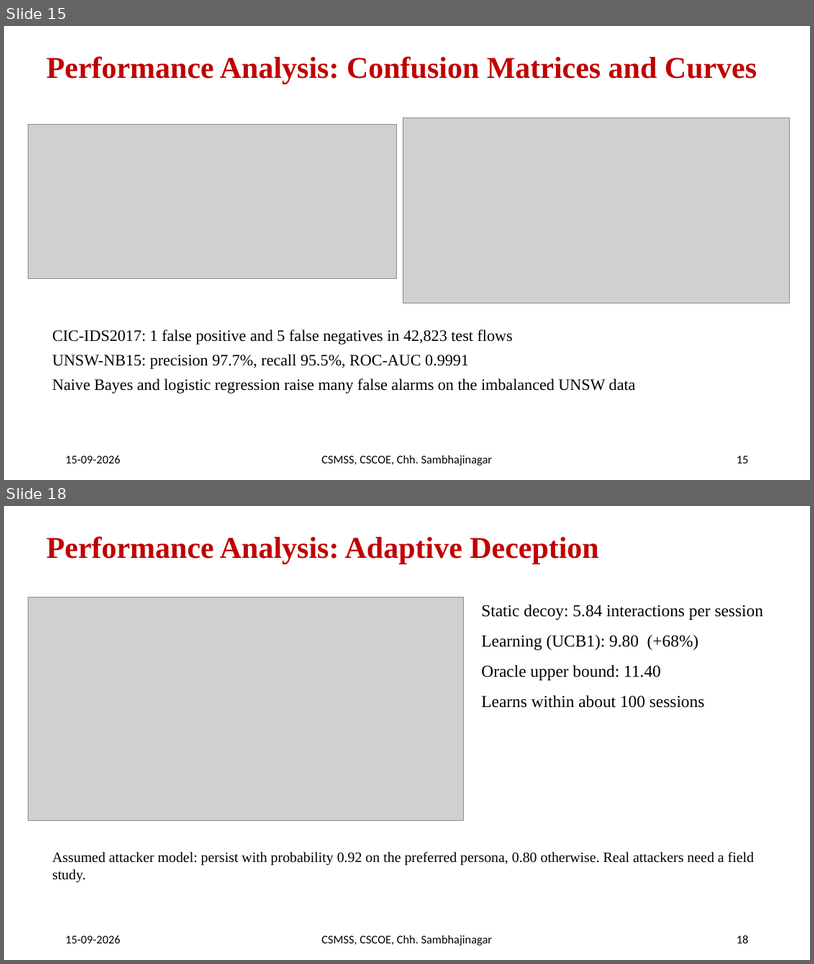
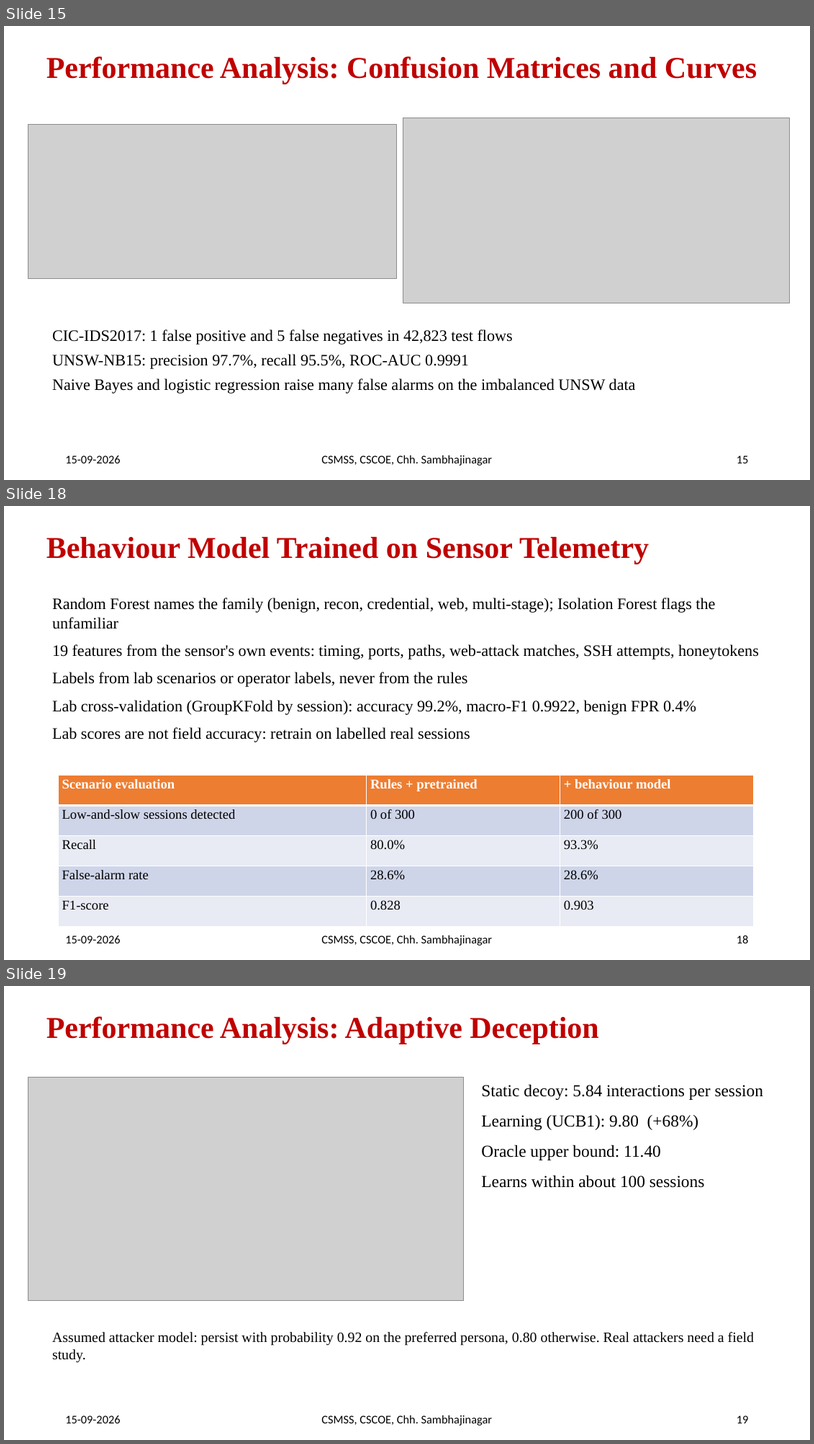
Before and after one commit to Parthbadgujar1/HoneyPot, a slide deck: report/output/Presentation.pptx. Shown one above the other, each under a label of ours: slides 15 and 18 before the commit, slides 15, 18 and 19 after it; the slides between them are not shown. The pictures are 814x964 and 814x1444 pixels, drawn with LibreOffice and Linux fonts; fonts in the diff are those of the drawing; grey boxes stand for pictures. Boxes give left, top, right and bottom in pixels: in the first picture for what was removed or moved away, otherwise in the second. Text is boxed around its words. In the diff, an @@ line names an element or a change of style, - is before the commit and + after.

```diff
--- a/report/output/Presentation.pptx
+++ b/report/output/Presentation.pptx
@@ slide 18 added at box(4, 506, 810, 960), background #FFFFFF @@
@@ title added at box(46, 537, 649, 564), 36 pt, text #C00000, bold @@
+Behaviour Model Trained on Sensor Telemetry
@@ text added at box(52, 597, 759, 742), 19 pt, text #000000 @@
+Random Forest names the family (benign, recon, credential, web, multi-stage); Isolation Forest flags the unfamiliar
+19 features from the sensor's own events: timing, ports, paths, web-attack matches, SSH attempts, honeytokens
+Labels from lab scenarios or operator labels, never from the rules
+Lab cross-validation (GroupKFold by session): accuracy 99.2%, macro-F1 0.9922, benign FPR 0.4%
+Lab scores are not field accuracy: retrain on labelled real sessions
@@ table added at box(59, 775, 754, 926), 5 rows, 3 columns @@
+Scenario evaluation | Rules + pretrained | + behaviour model
+Low-and-slow sessions detected | 0 of 300 | 200 of 300
+Recall | 80.0% | 93.3%
+False-alarm rate | 28.6% | 28.6%
+F1-score | 0.828 | 0.903
@@ text added at box(65, 935, 120, 943), 14 pt, text #000000 @@
+15-09-2026
@@ text added at box(322, 934, 492, 945), 14 pt, text #000000 @@
+CSMSS, CSCOE, Chh. Sambhajinagar
@@ page number added at box(737, 935, 749, 943), 14 pt, text #000000 @@
+18
@@ what was slide 18 is now slide 19 @@
@@ page number at box(737, 1415, 749, 1423): text changed @@
-18
+19
```
Also in this commit, not shown: 10 slides changed, 10 other files.
